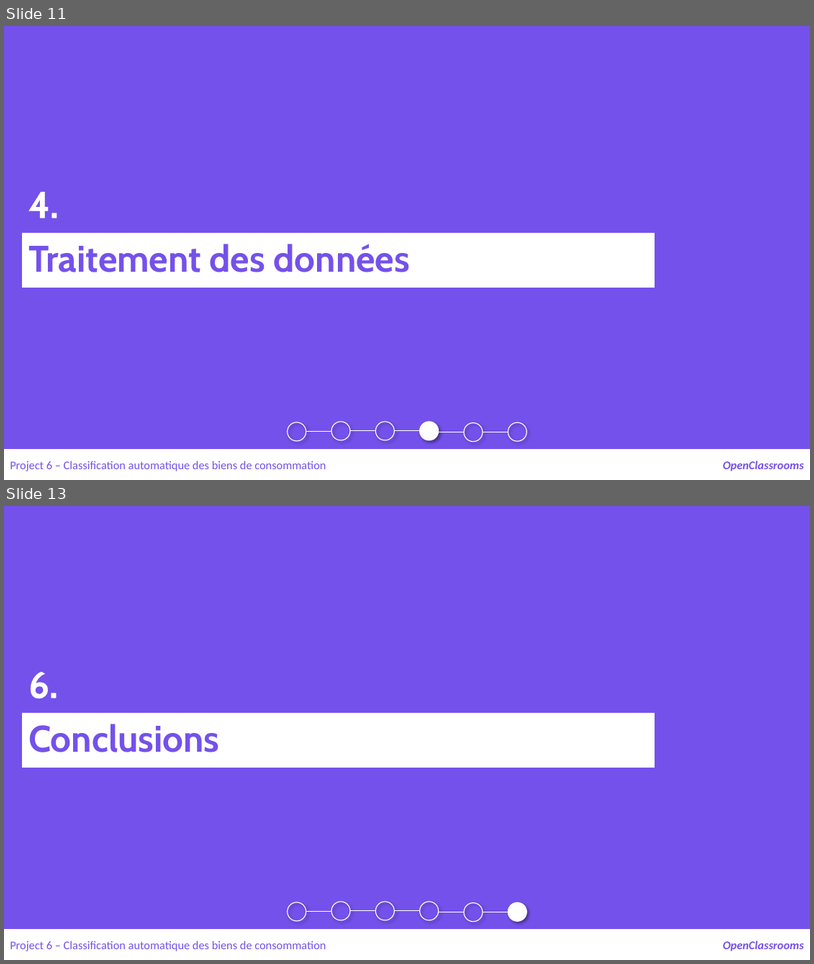
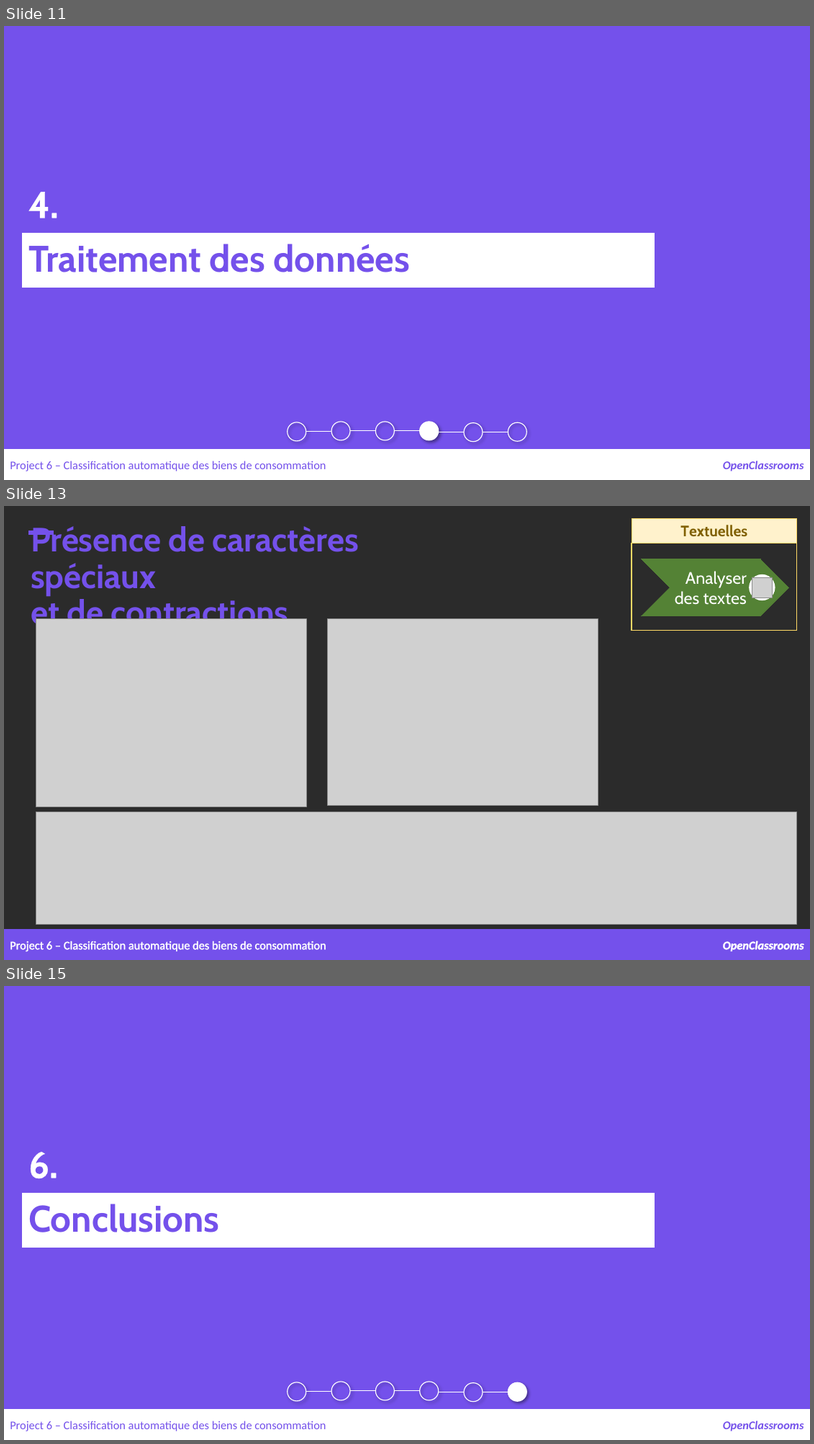
Before and after one commit to samirhinojosa/OC-P6-automatically-classify-consumer-goods, a slide deck: supports/P6_presentation_final.pptx. Shown one above the other, each under a label of ours: slides 11 and 13 before the commit, slides 11, 13 and 15 after it; the slides between them are not shown. The pictures are 814x964 and 814x1444 pixels, drawn with LibreOffice and Linux fonts; fonts in the diff are those of the drawing; grey boxes stand for pictures; background and template pictures are left out; a plain dark background stands for a picture behind light text. Boxes give left, top, right and bottom in pixels: in the first picture for what was removed or moved away, otherwise in the second. Text is boxed around its words. In the diff, an @@ line names an element or a change of style, - is before the commit and + after.

```diff
--- a/supports/P6_presentation_final.pptx
+++ b/supports/P6_presentation_final.pptx
@@ slide 13 added at (4,506,810,960), background picture (left out) @@
@@ text added at (31,526,359,633), 40 pt, text #7451EB, bold @@
+Présence de caractères spéciaux
+et de contractions
@@ rectangle added at (632,519,797,543), fill #FFF2CC, outline #FFD966 0.75 pt, 18 pt, text #806000, bold @@
+Textuelles
@@ rectangle added at (28,530,53,534), fill #7451EB, outline #7451EB 1 pt @@
@@ rectangle added at (632,543,797,631), outline #FFD966 1 pt @@
@@ chevron added at (642,559,790,616), fill #548235, outline #548235 0.75 pt @@
@@ text added at (675,571,747,605), 20 pt, text #FFFFFF @@
+Analyser des textes
@@ ellipse added at (749,574,775,600), fill #FFFFFF @@
@@ picture added at (752,577,772,597) @@
@@ picture added at (36,618,306,807) @@
@@ picture added at (328,618,598,806) @@
@@ picture added at (36,811,797,924) @@
@@ rectangle added at (4,929,810,960), fill #7451EB, outline #7451EB 1 pt @@
@@ text added at (10,941,326,952), 14 pt, text #FFFFFF @@
+Project 6 – Classification automatique des biens de consommation
@@ text added at (723,940,805,951), 14 pt, text #FFFFFF, bold, italic @@
+OpenClassrooms
@@ what was slide 13 is now slide 15 @@
```
Also in this commit, not shown: 1 slide changed, 1 other slide added, 1 other file.
